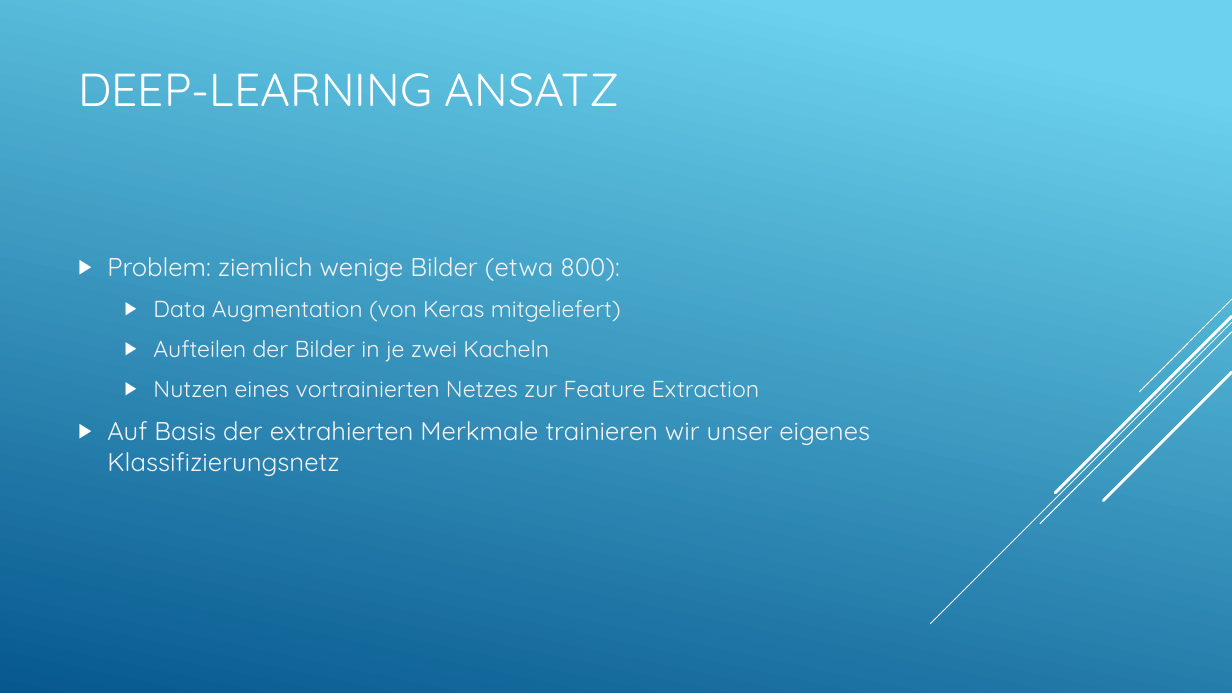
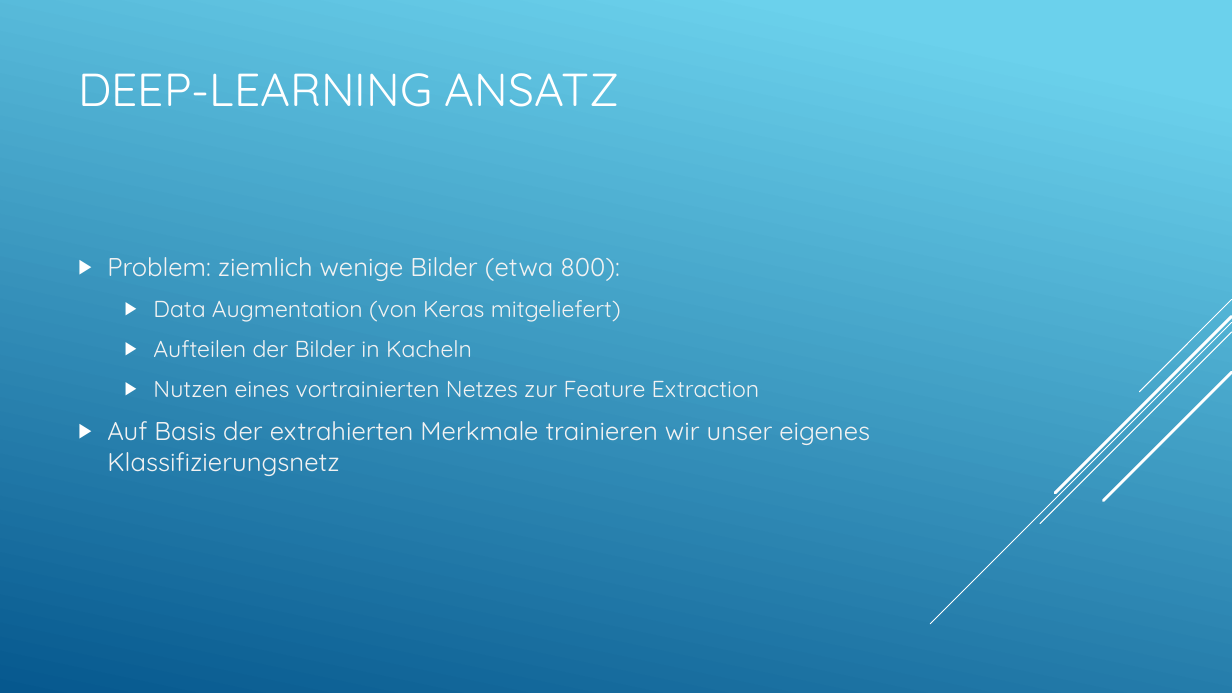
Before and after one commit to Menkeyshow/computer_vision_clouds, a slide deck: slide 19 of ausarbeitung/Wolken (1).pptx. Drawn at 1232x693 pixels with LibreOffice and Linux fonts; fonts in the diff are those of the drawing. Boxes give left, top, right and bottom in pixels: in the first picture for what was removed or moved away, otherwise in the second. Text is boxed around its words. In the diff, an @@ line names an element or a change of style, - is before the commit and + after.

```diff
--- a/ausarbeitung/Wolken (1).pptx
+++ b/ausarbeitung/Wolken (1).pptx
@@ text at (x1=153, y1=340, x2=472, y2=357): text changed @@
-  ▶ Aufteilen der Bilder in je zwei Kacheln
+  ▶ Aufteilen der Bilder in Kacheln
```
Also in this commit, not shown: 1 other slide changed, 1 slide added.
